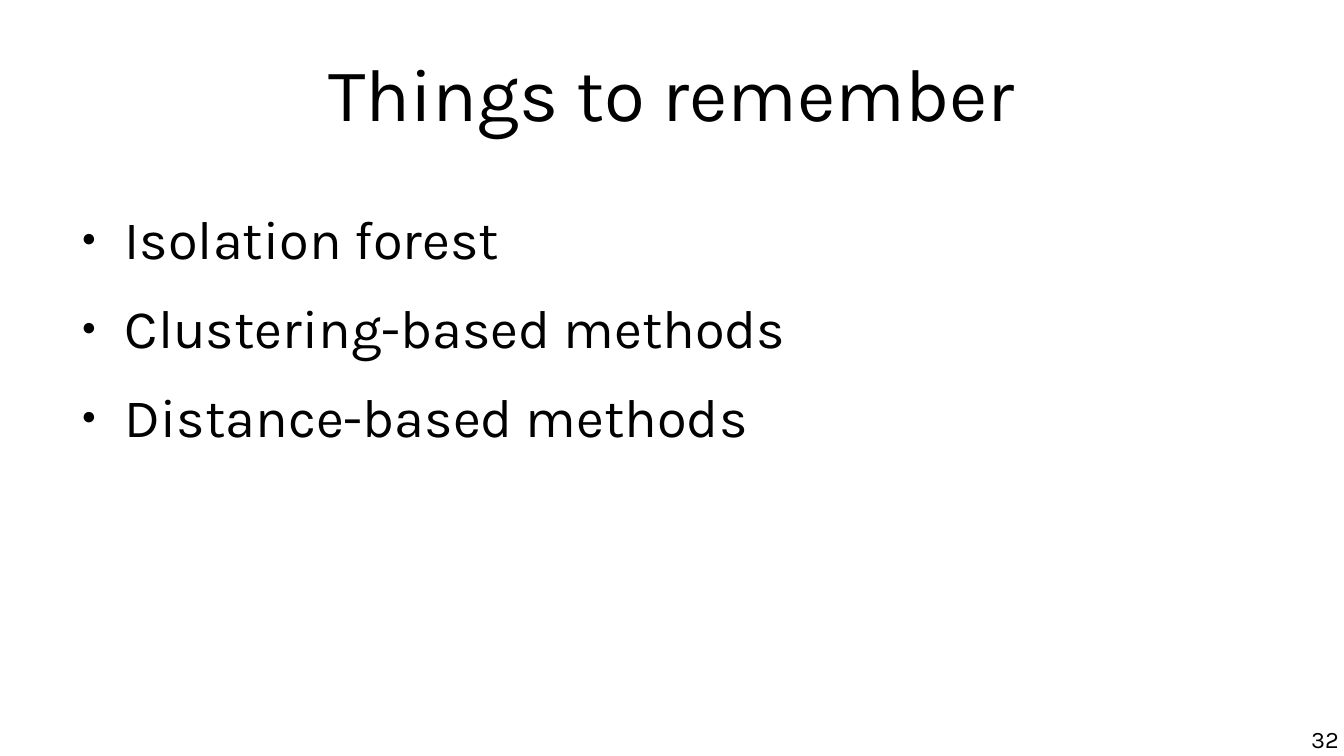
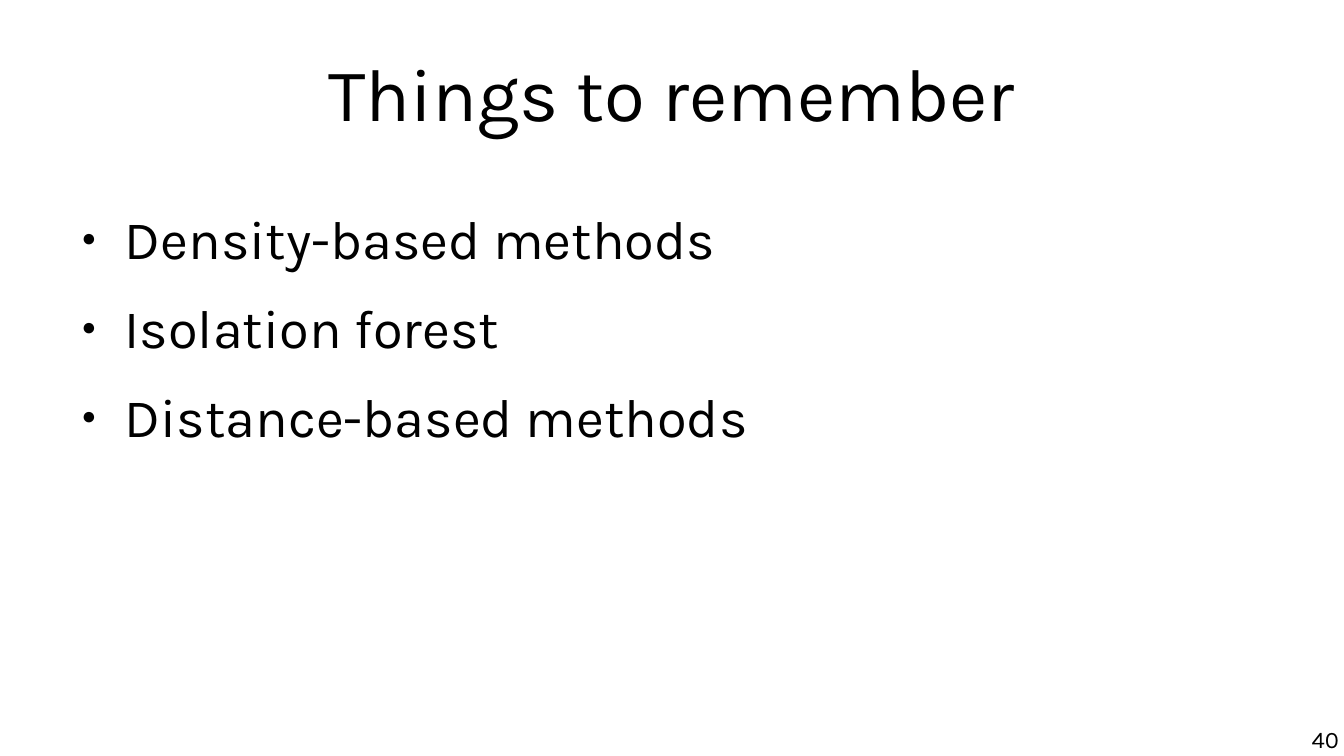
Before and after one commit to marco-calautti/data-mining-course, a slide deck: slide 40 of theory/odp/tt21_outliers_isolation.odp (slide 32 before the commit). Drawn at 1344x756 pixels with LibreOffice and Linux fonts; fonts in the diff are those of the drawing. Boxes give left, top, right and bottom in pixels: in the first picture for what was removed or moved away, otherwise in the second. Text is boxed around its words. In the diff, an @@ line names an element or a change of style, - is before the commit and + after.

```diff
--- a/theory/odp/tt21_outliers_isolation.odp
+++ b/theory/odp/tt21_outliers_isolation.odp
@@ text at [125,221,715,273]: paragraph added @@
+● Density-based methods
@@ text at [125,310,786,362]: paragraph removed @@
-● Clustering-based methods
@@ page number at [1312,733,1339,749]: text changed @@
-32
+40
```
Also in this commit, not shown: 10 other slides changed, 9 slides added, 1 slide removed, 2 other files.
